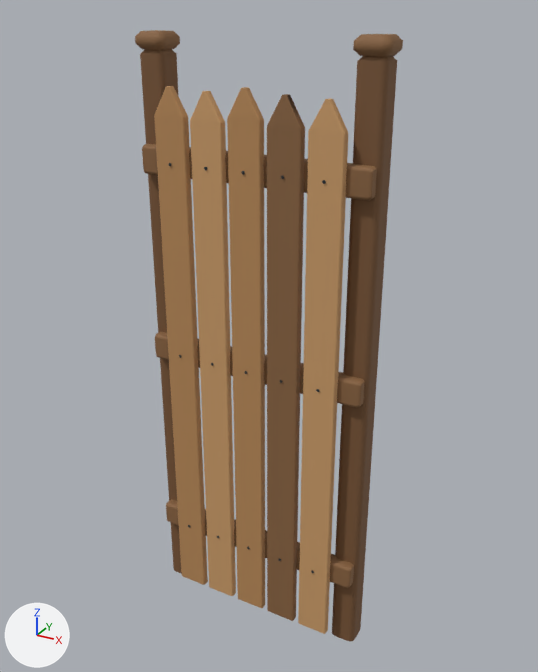
What one commit did to the glTF model navigateur/export/cloture_bois.glb.
Before and after are seen from a camera (50 mm lens) standing at (0.862, -1.525, 1.637) and looking at (0.011, 0.022, 0.864). Every picture has the same lights, and +X, +Y and +Z are marked at lower left. The older version comes first. Vertices at exactly the same position are counted once.

Names of what the first picture shows: 'cloture_planche_cl.002', 'cloture_planche_cl_claire.002', 'cloture_planche_cl_sombre.002', 'cloture_poteau_bois.002' and 1 more.
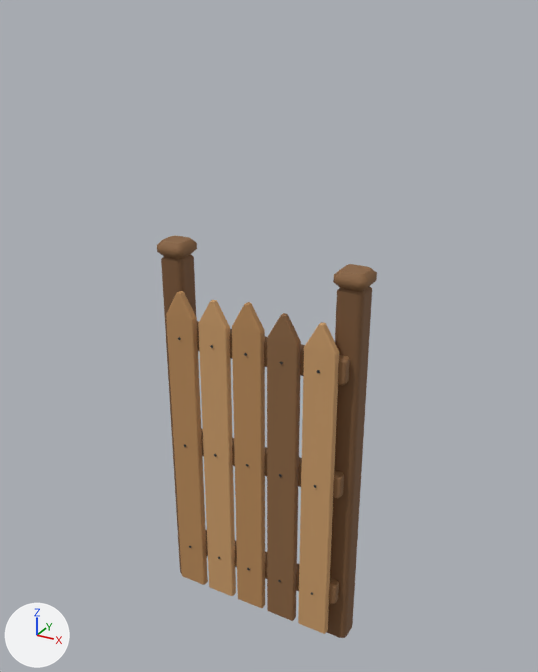
What changed in the scene script:
```text
Change me_cloture_planche_cl_003:
    remove me_cloture_planche_cl_003.from_pydata(...)  # 176 vertices, 336 faces; spans x -0.243..0.043, y -0.076..-0.054, z 0.04..1.481
    add me_cloture_planche_cl_003.from_pydata(...)  # 176 vertices, 336 faces; spans x -0.243..0.043, y -0.076..-0.054, z 0.04..0.981
    me_cloture_planche_cl_003 part 1: the loose piece of 24 vertices spanning x -0.243..-0.157, y -0.076..-0.054, z 1.409..1.474 is moved by (0.0, 0.0, -0.5)
    me_cloture_planche_cl_003 part 2: the loose piece of 24 vertices spanning x -0.043..0.043, y -0.076..-0.054, z 1.416..1.481 is moved by (0.0, 0.0, -0.5)
    me_cloture_planche_cl_003 part 3: 64 of the vertices in x -0.243..0.043, y -0.076..-0.054, z 1.408..1.421 are moved by (0.0, 0.0, -0.5)
Change me_cloture_planche_cl_claire_003:
    remove me_cloture_planche_cl_claire_003.from_pydata(...)  # 176 vertices, 336 faces; spans x -0.142..0.243, y -0.076..-0.054, z 0.04..1.469
    add me_cloture_planche_cl_claire_003.from_pydata(...)  # 176 vertices, 336 faces; spans x -0.142..0.243, y -0.076..-0.054, z 0.04..0.969
    me_cloture_planche_cl_claire_003 part 4: the loose piece of 24 vertices spanning x -0.142..-0.058, y -0.076..-0.054, z 1.404..1.469 is moved by (0.0, 0.0, -0.5)
    me_cloture_planche_cl_claire_003 part 5: the loose piece of 24 vertices spanning x 0.157..0.243, y -0.076..-0.054, z 1.403..1.468 is moved by (0.0, 0.0, -0.5)
    me_cloture_planche_cl_claire_003 part 6: 32 of the vertices in x -0.142..-0.058, y -0.076..-0.054, z 1.403..1.409 are moved by (0.0, 0.0, -0.5)
    me_cloture_planche_cl_claire_003 part 7: 32 of the vertices in x 0.157..0.243, y -0.076..-0.054, z 1.402..1.408 are moved by (0.0, 0.0, -0.5)
Change me_cloture_planche_cl_sombre_003:
    remove me_cloture_planche_cl_sombre_003.from_pydata(...)  # 408 vertices, 788 faces; spans x -0.32..0.32, y -0.08..0.04, z 0.04..1.59
    add me_cloture_planche_cl_sombre_003.from_pydata(...)  # 408 vertices, 788 faces; spans x -0.29..0.29, y -0.08..0.04, z 0.04..1.09
    me_cloture_planche_cl_sombre_003 part 8: the loose piece of 64 vertices spanning x -0.32..-0.23, y -0.04..0.04, z 1.55..1.59 is moved by (0.03, 0.0, -0.5)
    me_cloture_planche_cl_sombre_003 part 9: the loose piece of 64 vertices spanning x 0.23..0.32, y -0.04..0.04, z 1.55..1.59 is moved by (-0.03, 0.0, -0.5)
    me_cloture_planche_cl_sombre_003 part 10: the loose piece of 64 vertices spanning x -0.3..0.3, y -0.06..-0.02, z 0.22..0.28 is scaled about its middle by (0.865, 1, 1), then moved by (0.0, 0.0, -0.08)
    me_cloture_planche_cl_sombre_003 part 11: the loose piece of 64 vertices spanning x -0.3..0.3, y -0.06..-0.02, z 0.76..0.84 is scaled about its middle by (0.865, 1, 1), then moved by (0.0, 0.0, -0.28)
    me_cloture_planche_cl_sombre_003 part 12: the loose piece of 64 vertices spanning x -0.3..0.3, y -0.06..-0.02, z 1.26..1.33 is scaled about its middle by (0.865, 1, 1), then moved by (0.0, 0.0, -0.45)
    me_cloture_planche_cl_sombre_003 part 13: the loose piece of 24 vertices spanning x 0.06..0.14, y -0.08..-0.05, z 1.41..1.47 is moved by (0.0, 0.0, -0.5)
    me_cloture_planche_cl_sombre_003 part 14: 32 of the vertices in x 0.06..0.14, y -0.08..-0.05, z 1.41 are moved by (0.0, 0.0, -0.5)
Change me_cloture_poteau_bois_003:
    remove me_cloture_poteau_bois_003.from_pydata(...)  # 128 vertices, 248 faces; spans x -0.31..0.31, y -0.04..0.04, z 0.0..1.55
    add me_cloture_poteau_bois_003.from_pydata(...)  # 128 vertices, 248 faces; spans x -0.28..0.28, y -0.04..0.04, z 0.0..1.05
    me_cloture_poteau_bois_003 part 15: the whole mesh is scaled about the mesh origin by (0.91, 1, 0.675)
```

Location of each change, [x1, y1, x2, y2] in pixels of the pictures (538 x 672 px; the box of a moved part takes in the faces that stretch with it):
'cloture_planche_cl_claire.002', reshaped (11% narrower, 38% shorter)
    before: [190, 91, 348, 634]
    after: [198, 300, 339, 634]
'cloture_planche_cl.002', reshaped (11% narrower, 39% shorter)
    before: [154, 86, 265, 608]
    after: [166, 291, 265, 608]
'cloture_poteau_bois.002', rescaled (18% narrower, 35% shorter)
    before: [140, 49, 397, 642]
    after: [161, 254, 372, 638]
'cloture_planche_cl_sombre.002', reshaped (18% narrower, 35% shorter)
    before: [135, 30, 403, 621]
    after: [157, 236, 377, 621]
part 1 of me_cloture_planche_cl_003, moved or reshaped
    before: [155, 86, 188, 118]
    after: [167, 291, 197, 320]
part 2 of me_cloture_planche_cl_003, moved or reshaped
    before: [228, 87, 264, 121]
    after: [232, 302, 264, 333]
part 3 of me_cloture_planche_cl_003, moved or reshaped
    before: [154, 116, 265, 582]
    after: [166, 314, 265, 582]
part 4 of me_cloture_planche_cl_claire_003, moved or reshaped
    before: [190, 91, 225, 123]
    after: [199, 300, 230, 329]
part 5 of me_cloture_planche_cl_claire_003, moved or reshaped
    before: [309, 99, 348, 134]
    after: [304, 322, 339, 354]
part 6 of me_cloture_planche_cl_claire_003, moved or reshaped
    before: [190, 121, 236, 596]
    after: [198, 323, 236, 596]
part 7 of me_cloture_planche_cl_claire_003, moved or reshaped
    before: [298, 131, 348, 634]
    after: [298, 348, 339, 634]
part 8 of me_cloture_planche_cl_sombre_003, moved or reshaped
    before: [135, 30, 180, 50]
    after: [157, 236, 197, 259]
part 9 of me_cloture_planche_cl_sombre_003, moved or reshaped
    before: [353, 34, 403, 57]
    after: [333, 264, 377, 291]
part 10 of me_cloture_planche_cl_sombre_003, moved or reshaped
    before: [166, 499, 354, 588]
    after: [178, 528, 339, 604]
part 11 of me_cloture_planche_cl_sombre_003, moved or reshaped
    before: [155, 331, 365, 408]
    after: [172, 427, 344, 499]
part 12 of me_cloture_planche_cl_sombre_003, moved or reshaped
    before: [142, 144, 377, 201]
    after: [166, 321, 350, 385]
part 13 of me_cloture_planche_cl_sombre_003, moved or reshaped
    before: [267, 94, 305, 128]
    after: [267, 313, 301, 345]
part 14 of me_cloture_planche_cl_sombre_003, moved or reshaped
    before: [267, 126, 305, 594]
    after: [267, 338, 301, 594]
